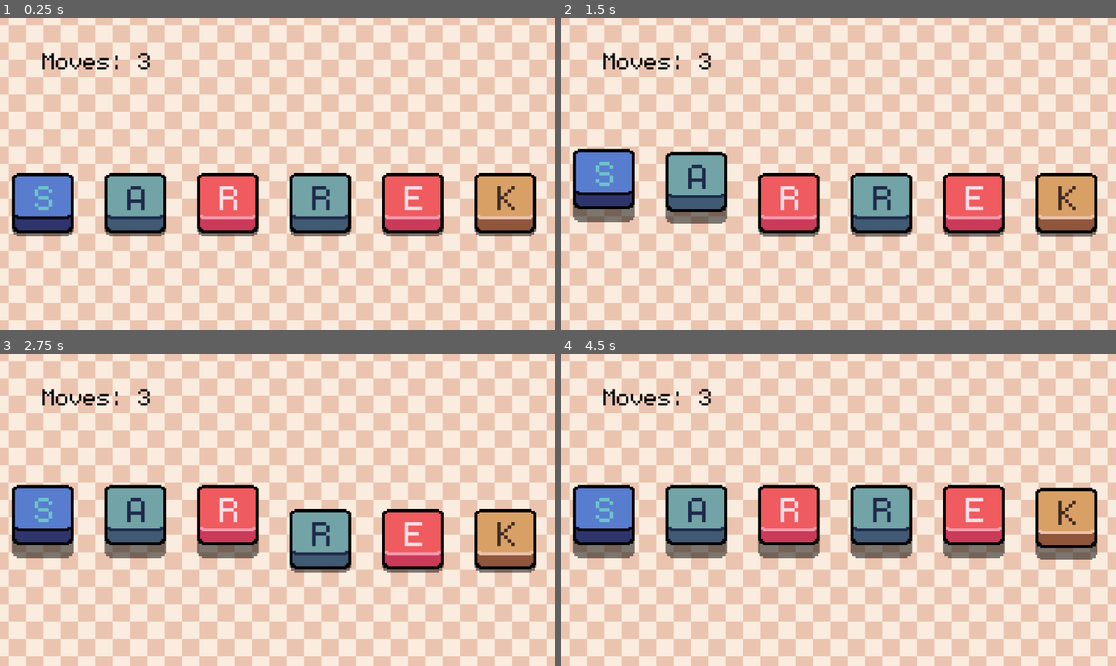
Above: before the commit, frames 1-4 (two rows, left to right).
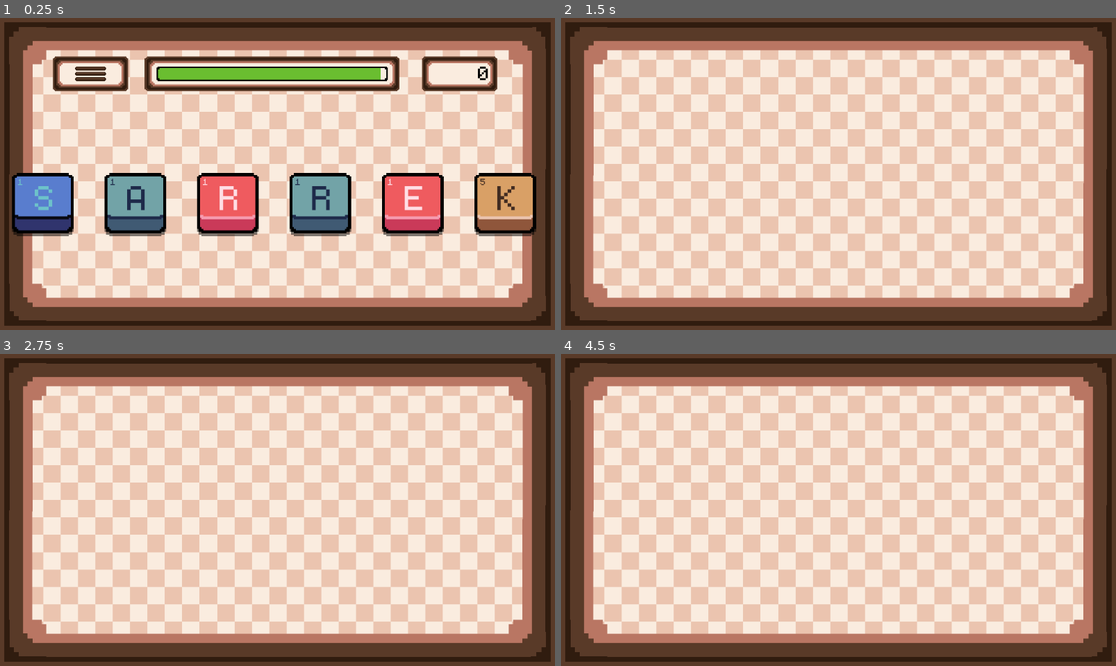
Above: after the commit, the same moments.

Repository: lohchness/Swivle
Game: Godot game, scene res://scenes/Game.tscn
The game is run twice, just before and just after one commit, with the same random seed, the same clock (stepped at 60 frames per second) and the same inputs.
Inputs (mouse positions are in pixels of both pictures, inside the frame that each line leads up to):
- Up to frame 1 (0.25 s): no input
- Up to frame 2 (1.5 s): tap Enter (DEBUG_END, bound only after the commit) at 0.5 s; move the mouse to (605, 205) at 0.52 s; tap 5 (FIVE) at 0.6 s; click (605, 205) at 0.67 s; tap 4 (FOUR) at 0.8, 1.35 s; tap Space (Pivot) at 1.25 s; move the mouse to (694, 205) at 1.27 s; click (694, 205) at 1.42 s
- Up to frame 3 (2.75 s): tap 1 (ONE) at 1.55, 2.1 s; tap Enter (DEBUG_END, bound only after the commit) at 2 s; move the mouse to (227, 541) at 2.02 s; click (227, 541) at 2.17 s; tap Space (Pivot) at 2.3 s
- Up to frame 4 (4.5 s): tap Space (Pivot) at 2.75, 2.85, 4.25 s; move the mouse to (882, 541) at 2.77 s; click (882, 541) at 2.92 s; tap 6 (SIX) at 3.05, 3.6 s; tap Enter (DEBUG_END, bound only after the commit) at 3.5, 4.15 s; move the mouse to (971, 541) at 3.52 s; click (971, 541) at 3.67 s; tap 3 (THREE) at 3.8, 4.35 s; move the mouse to (1066, 541) at 4.27 s; click (1066, 541) at 4.42 s

The runs differ from the first frame. In frame 1, 37% of the frame differs, in the area x 0-100%, y 0-100%; in frame 2, 44%; in frame 3, 44%; in frame 4, 45%.

Commit message:
v1.1
Theme overhaul, updated sprites, colours, theme, code. Instead of number of moves there is a timer bar that replenishes. Working on pause menu and main menu.

Diff:
--- a/project.godot
+++ b/project.godot
@@ -64,6 +64,12 @@
 Release={
 "deadzone": 0.5,
 "events": [Object(InputEventMouseButton,"resource_local_to_scene":false,"resource_name":"","device":-1,"window_id":0,"a …(258 unchanged characters)…
+, Object(InputEventKey,"resource_local_to_scene":false,"resource_name":"","device":-1,"window_id":0,"alt_pressed":false,"shift_pressed":false,"ctrl_pressed":false,"meta_pressed":false,"pressed":false,"keycode":0,"physical_keycode":4194325,"key_label":0,"unicode":0,"echo":false,"script":null)
+]
+}
+DEBUG_END={
+"deadzone": 0.5,
+"events": [Object(InputEventKey,"resource_local_to_scene":false,"resource_name":"","device":-1,"window_id":0,"alt_pressed":false,"shift_pressed":false,"ctrl_pressed":false,"meta_pressed":false,"pressed":false,"keycode":0,"physical_keycode":4194309,"key_label":0,"unicode":0,"echo":false,"script":null)
 ]
 }
 
--- /dev/null
+++ b/scenes/Countdown.tscn
@@ -0,0 +1,19 @@
+[gd_scene load_steps=5 format=3 uid="uid://ctau5r7efkgkr"]
+
+[ext_resource type="Texture2D" uid="uid://chx5g54yxicw1" path="res://assets/countdown_bar.png" id="1_s46u6"]
+[ext_resource type="Script" path="res://scripts/CountdownBar.gd" id="2_bfgoa"]
+[ext_resource type="Texture2D" uid="uid://btdqw5b01idpg" path="res://assets/timer_bar.png" id="3_cjswf"]
+[ext_resource type="Texture2D" uid="uid://bk3lkvrwwgf2r" path="res://assets/timer_frame.png" id="4_88mai"]
+
+[node name="Timer" type="Sprite2D"]
+texture_filter = 1
+texture = ExtResource("1_s46u6")
+script = ExtResource("2_bfgoa")
+
+[node name="TimerBar" type="Sprite2D" parent="."]
+position = Vector2(-240, -15)
+texture = ExtResource("3_cjswf")
+centered = false
+
+[node name="TimerFrame" type="Sprite2D" parent="."]
+texture = ExtResource("4_88mai")
--- a/scenes/Game.tscn
+++ b/scenes/Game.tscn
@@ -1,10 +1,16 @@
-[gd_scene load_steps=6 format=3 uid="uid://ccrooakwud30n"]
+[gd_scene load_steps=12 format=3 uid="uid://ccrooakwud30n"]
 
 [ext_resource type="Script" path="res://scripts/Game.gd" id="1_d0sg0"]
 [ext_resource type="PackedScene" uid="uid://dwr7ox45xkroh" path="res://scenes/processor.tscn" id="2_ahnbo"]
 [ext_resource type="Texture2D" uid="uid://dk1kerf8rp1vw" path="res://assets/Background.png" id="2_eqalo"]
+[ext_resource type="Texture2D" uid="uid://k60b7mpnl7pw" path="res://assets/Corner.png" id="3_8qebx"]
 [ext_resource type="PackedScene" uid="uid://c0pf0xo0db3ml" path="res://scenes/hand.tscn" id="3_ep3bm"]
+[ext_resource type="Texture2D" uid="uid://diixlb0omic6u" path="res://assets/Wall.png" id="4_2mllk"]
 [ext_resource type="FontFile" uid="uid://cdlnld13sd0o2" path="res://assets/monogram.ttf" id="4_wd400"]
+[ext_resource type="Script" path="res://scenes/TopBar.gd" id="7_u6xxe"]
+[ext_resource type="Texture2D" uid="uid://dqrj0xaa6v7kg" path="res://assets/small_window.png" id="8_nk5xq"]
+[ext_resource type="Texture2D" uid="uid://iibm3h362gtv" path="res://assets/menu_burger.png" id="9_s58x2"]
+[ext_resource type="PackedScene" uid="uid://ctau5r7efkgkr" path="res://scenes/Countdown.tscn" id="9_yiqp2"]
 
 [node name="Game" type="Node2D"]
 script = ExtResource("1_d0sg0")
@@ -18,16 +24,100 @@
 region_enabled = true
 region_rect = Rect2(0, 0, 1200, 700)
 
+[node name="Corners" type="Node2D" parent="."]
+
+[node name="Corner" type="Sprite2D" parent="Corners"]
+texture_filter = 1
+position = Vector2(48, 48)
+scale = Vector2(1.5, 1.5)
+texture = ExtResource("3_8qebx")
+region_rect = Rect2(0, 0, 1200, 700)
+
+[node name="Corner2" type="Sprite2D" parent="Corners"]
+texture_filter = 1
+position = Vector2(48, 600)
+scale = Vector2(1.5, -1.5)
+texture = ExtResource("3_8qebx")
+region_rect = Rect2(0, 0, 1200, 700)
+
+[node name="Corner3" type="Sprite2D" parent="Corners"]
+texture_filter = 1
+position = Vector2(1104, 600)
+rotation = 3.14159
+scale = Vector2(1.5, 1.5)
+texture = ExtResource("3_8qebx")
+region_rect = Rect2(0, 0, 1200, 700)
+
+[node name="Corner4" type="Sprite2D" parent="Corners"]
+texture_filter = 1
+position = Vector2(1104, 48)
+rotation = 3.14159
+scale = Vector2(1.5, -1.5)
+texture = ExtResource("3_8qebx")
+region_rect = Rect2(0, 0, 1200, 700)
+
+[node name="Walls" type="Node2D" parent="."]
+
+[node name="Wall" type="Sprite2D" parent="Walls"]
+texture_filter = 1
+position = Vector2(576, 48)
+scale = Vector2(15, 1.5)
+texture = ExtResource("4_2mllk")
+region_rect = Rect2(0, 0, 1200, 700)
+
+[node name="Wall2" type="Sprite2D" parent="Walls"]
+texture_filter = 1
+position = Vector2(576.158, 600)
+scale = Vector2(-15.0001, -1.5)
+texture = ExtResource("4_2mllk")
+region_rect = Rect2(0, 0, 1200, 700)
+
+[node name="Wall3" type="Sprite2D" parent="Walls"]
+texture_filter = 1
+position = Vector2(48, 324.008)
+rotation = 1.5708
+scale = Vector2(7.12524, -1.5)
+texture = ExtResource("4_2mllk")
+region_rect = Rect2(0, 0, 1200, 700)
+
+[node name="Wall4" type="Sprite2D" parent="Walls"]
+texture_filter = 1
+position = Vector2(1104, 324)
+rotation = 1.5708
+scale = Vector2(-7.125, 1.5)
+texture = ExtResource("4_2mllk")
+region_rect = Rect2(0, 0, 1200, 700)
+
 [node name="WordProcessor" parent="." instance=ExtResource("2_ahnbo")]
 
 [node name="Hand" parent="." instance=ExtResource("3_ep3bm")]
 
-[node name="MoveCounter" type="Label" parent="."]
-offset_left = 88.0
-offset_top = 56.0
-offset_right = 291.0
-offset_bottom = 117.0
+[node name="TopBar" type="Node2D" parent="."]
+script = ExtResource("7_u6xxe")
+
+[node name="MenuWindow" type="Sprite2D" parent="TopBar"]
+texture_filter = 1
+position = Vector2(188, 116)
+texture = ExtResource("8_nk5xq")
+
+[node name="Sprite2D" type="Sprite2D" parent="TopBar/MenuWindow"]
+texture = ExtResource("9_s58x2")
+
+[node name="ScoreWindow" type="Sprite2D" parent="TopBar"]
+texture_filter = 1
+position = Vector2(954, 116)
+texture = ExtResource("8_nk5xq")
+
+[node name="ScoreCounter" type="Label" parent="TopBar"]
+texture_filter = 1
+offset_left = 813.0
+offset_top = 85.0
+offset_right = 1016.0
+offset_bottom = 146.0
 theme_override_colors/font_color = Color(0, 0, 0, 1)
 theme_override_fonts/font = ExtResource("4_wd400")
-theme_override_font_sizes/font_size = 76
-text = "Moves: "
+theme_override_font_sizes/font_size = 65
+horizontal_alignment = 2
+
+[node name="Timer" parent="TopBar" instance=ExtResource("9_yiqp2")]
+position = Vector2(565, 116)
--- /dev/null
+++ b/scenes/TopBar.gd
@@ -0,0 +1,15 @@
+extends Node2D
+
+var base_position
+var off_screen
+
+func _ready():
+	base_position = position
+	off_screen = base_position
+
+func _process(delta):
+	position = lerp(position, off_screen, 20 * delta)
+
+func game_over():
+	off_screen = base_position - Vector2(0, 500)
+	$Timer.game_over()
--- a/scenes/key.tscn
+++ b/scenes/key.tscn
@@ -62,8 +62,16 @@
 offset_bottom = 90.0
 theme_override_fonts/font = ExtResource("3_oxo1i")
 theme_override_font_sizes/font_size = 116
+text = "A"
 
-[node name="Timer" type="Timer" parent="."]
+[node name="Score" type="Label" parent="."]
+offset_left = 12.0
+offset_top = 3.0
+offset_right = 56.0
+offset_bottom = 44.0
+theme_override_fonts/font = ExtResource("3_oxo1i")
+theme_override_font_sizes/font_size = 30
 
 [connection signal="input_event" from="Area2D" to="." method="_on_area_2d_input_event"]
 [connection signal="mouse_entered" from="Area2D" to="." method="_on_area_2d_mouse_entered"]
+[connection signal="mouse_exited" from="Area2D" to="." method="_on_area_2d_mouse_exited"]
--- /dev/null
+++ b/scripts/CountdownBar.gd
@@ -0,0 +1,65 @@
+extends Sprite2D
+
+@onready var bar = $TimerBar
+
+var percentage : float = 1.0
+var target_percentage : float
+
+const original_rate = 12
+var curr_rate
+
+var thresh_1 = .10
+var thresh_1_rate = 3
+var thresh_2 = .25
+var thresh_2_rate = 7
+var thresh_3 = .35
+var thresh_3_rate = 10
+
+var add_progress : float = .2
+
+signal gameover
+
+func _ready():
+	curr_rate = original_rate
+	target_percentage = percentage
+
+func _process(delta):
+	percentage -= curr_rate * delta / 100
+
+	# Percentage
+	if (percentage < 0) or Input.is_action_just_pressed("DEBUG_END"):
+		percentage = 0
+		gameover.emit()
+	if (percentage > 1):
+		percentage = 1
+
+	update_rate()
+
+	target_percentage = lerp(target_percentage, percentage, 25 * delta)
+	bar.set_scale(Vector2(target_percentage, 1))
+	#bar.set_scale(Vector2(percentage, 1))
+
+func update_rate():
+	# Rate
+	if (percentage < thresh_1 && curr_rate > thresh_1_rate):
+		change_rate(thresh_1_rate)
+	if (percentage < thresh_2 && curr_rate > thresh_2_rate):
+		change_rate(thresh_2_rate)
+	if (percentage < thresh_3 && curr_rate > thresh_3_rate):
+		change_rate(thresh_3_rate)
+
+	# Original rate
+	if (percentage > thresh_3 && curr_rate < original_rate):
+		change_rate(original_rate)
+
+func add_time(num_letters):
+	percentage += add_progress * num_letters
+
+	update_rate()
+
+func change_rate(to):
+	curr_rate = to
+
+func game_over():
+	curr_rate = 0
+	set_process(false)
--- a/scripts/Game.gd
+++ b/scripts/Game.gd
@@ -4,9 +4,10 @@
 var keys : PackedScene
 @onready var hand = $Hand
 @onready var processor = $WordProcessor
-@onready var moveCounter = $MoveCounter
+@onready var scoreCounter = $TopBar/ScoreCounter
+@onready var timer = $TopBar/Timer
 
-var moves_left = 3
+var total_score = 0
 
 var text : String = ""
 
@@ -15,28 +16,26 @@
 	hand.set_hand_string(text)
 	hand.check_words.connect(Callable(self, "check_word"))
 	hand.pivoted.connect(Callable(self, "moved"))
-	moveCounter.text = "Moves: " + str(moves_left)
+	scoreCounter.text = str(total_score)
+	timer.gameover.connect(Callable(self, "game_over"))
 
-func moved():
-	moves_left -= 1
-	moveCounter.text = "Moves: " + str(moves_left)
 
-func add_moves(word : String):
-	if len(word) == 6:
-		moves_left += 3
-	elif len(word) == 5 or len(word) == 4:
-		moves_left += 2
-	else:
-		moves_left += 1
-	moveCounter.text = "Moves: " + str(moves_left)
+func add_score(score : int):
+	total_score += score
+	scoreCounter.text = str(total_score)
 
-func check_word(word : String):
+func check_word(word : String, score : int):
 	var result = processor.all.find(word)
 	if result == -1:
 		hand.invalid_word()
-	else:
+	else: # Correct word
 		hand.valid_word()
-		add_moves(word)
-		#text = hand.get_hand_string_all()
-		#hand.set_hand_string(processor.get_next_string(hand.get_hand_string_all()))
+		add_score(score)
 		hand.append_letters(processor.get_next_string(hand.get_hand_string_all()))
+
+		timer.add_time(len(word))
+
+func game_over():
+	hand.game_over()
+	$TopBar.game_over()
+	pass
--- a/scripts/Hand.gd
+++ b/scripts/Hand.gd
@@ -6,12 +6,15 @@
 var x_offset = 25
 
 signal key_selected(index: int)
-signal check_words(word : String)
+signal check_words(word : String, score : int)
 signal pivoted
 
 var selected_keys = []
 
 const NUM_KEYS = 6
+
+var base_position
+var off_screen
 
 func _ready():
 	# Initialize 6 Keys in Hand
@@ -26,6 +29,9 @@
 		newkey.select_signal.connect(Callable(self, "key_select_signal"))
 		newkey.deselect_signal.connect(Callable(self, "key_deselect_signal"))
 
+	base_position = position
+	off_screen = base_position
+
 
 func _process(delta):
 	if Input.is_action_just_pressed("Pivot"):
@@ -35,37 +41,43 @@
 		selected_keys.sort()
 		if can_submit(selected_keys):
 			var str = get_hand_string(selected_keys.min(), selected_keys.max())
-			print("Submitting " + str)
-			check_words.emit(str)
+			var score = get_score()
+			check_words.emit(str, score)
 	if Input.is_action_just_pressed("Release"):
 		for i in keys:
 			i.deselect()
 
-	pass
+	if Input.is_action_just_pressed("ONE"):
+		keys[0].on_click()
+	if Input.is_action_just_pressed("TWO"):
+		keys[1].on_click()
+	if Input.is_action_just_pressed("THREE"):
+		keys[2].on_click()
+	if Input.is_action_just_pressed("FOUR"):
+		keys[3].on_click()
+	if Input.is_action_just_pressed("FIVE"):
+		keys[4].on_click()
+	if Input.is_action_just_pressed("SIX"):
+		keys[5].on_click()
+
+	position = lerp(position, off_screen, 20 * delta)
+
 
 
 # Remove selected keys from game and generate new ones at the tail.
 func valid_word():
-	print("Valid word!")
-
-	## Update Key array
+	# Update Key array
 	var tmpkeys : Array[Key] = []
 	for i in range(len(keys)):
 		if i not in selected_keys:
 			tmpkeys.append(keys[i])
-			print("Adding number " + str(i) + "to new keys array" )
 
-	print("Selected keys:")
-	print(selected_keys)
-
-	#print(selected_keys)
 	for i in selected_keys:
 		keys[i].disappear()
-	#
+
 	keys = tmpkeys
 	update_hand_numbers()
 	update_hand_positions()
-	print("Length of new keys array: " + str(len(keys)))
 
 	selected_keys = []
 
@@ -76,25 +88,22 @@
 		keys.append(newkey)
 		newkey.position = Vector2(x_offset + winsize.x, winsize.y / 2)
 		newkey.set_letter(str(i))
-		#newkey.set_number(i)
 		newkey.select_signal.connect(Callable(self, "key_select_signal"))
 		newkey.deselect_signal.connect(Callable(self, "key_deselect_signal"))
+
 	update_hand_numbers()
 	update_hand_positions()
 
 # Invalid word
 func invalid_word():
-	print("Invalid word! Try again")
 	for i in selected_keys:
 		keys[i].wiggle()
 
 func key_select_signal(number : int):
-	#print("Selected number " + str(number))
 	selected_keys.append(number)
 	pass
 
 func key_deselect_signal(number : int):
-	#print("Deselected number " + str(number))
 	selected_keys.erase(number)
 	pass
 
@@ -120,23 +129,20 @@
 	var tmp2 = min(start, end)
 	start = tmp2
 	end = tmp1
-	#print("Pivoting " + str(start) + " to " + str(end))
-	#print("Keys has length " + str(len(keys)))
 	assert(len(keys) > end)
 
-	# Basic swap
 	while (end - start > 0):
 		var tmp = keys[start]
 		keys[start] = keys[end]
 		keys[end] = tmp
 		start += 1
 		end -= 1
+
 	update_hand_positions()
 	update_hand_numbers()
 
 func update_hand_positions():
 	for i in range(len(keys)):
-		#print(i)
 		keys[i].set_base_position(Vector2(x_offset + (i * winsize.x / NUM_KEYS), winsize.y / 2))
 
 func update_hand_numbers():
@@ -154,3 +160,16 @@
 
 func can_pivot(selected_keys):
 	return len(selected_keys) == 2
+
+func get_score() -> int:
+	var sum = 0
+	for i in selected_keys:
+		sum += keys[i].get_score()
+	return sum
+
+func game_over():
+	#set_process(false)
+	off_screen = base_position - Vector2(0, 500)
+
+	#for key in keys:
+		#key.set_physics_process(false)
--- a/scripts/Key.gd
+++ b/scripts/Key.gd
@@ -2,6 +2,7 @@
 class_name Key
 
 @onready var letter = $Letter
+@onready var score = $Score
 @onready var area = $Area2D
 @onready var collision = $Area2D/CollisionShape2D
 
@@ -24,7 +25,17 @@
 ]
 var shade_color = Color("000000", .5) # Grayscale with alpha value 133
 
-var max_tilt : float = 0.1
+var letter_points = {
+	1 : ["E", "A", "I", "O", "N", "R", "T", "L", "S", "U"],
+	2 : ["D", "G"],
+	3 : ["B", "C", "M", "P"],
+	4 : ["F", "H", "V", "W", "Y"],
+	5 : ["K"],
+	8 : ["J", "X"],
+	10 : ["Q", "Z"]
+}
+
+var max_tilt : float = 0.15
 var curr_tilt : float = 0
 
 var number : int = 0
@@ -35,10 +46,16 @@
 var base_position
 var shade_base_position
 
+var curr_scale
+var base_scale
+var zoom_in_scalar = 1.1
+
 func _ready():
 	base_position = position
 	shade_base_position = $keySprites/Shade.position
 	target_opacity = modulate.a8
+	base_scale = scale
+	curr_scale = base_scale
 
 	# Choose a colour
 	var color = colors.pick_random()
@@ -47,6 +64,7 @@
 	$keySprites/Side.modulate = color[SIDE]
 	$keySprites/Shade.modulate = shade_color
 	letter.set("theme_override_colors/font_color", color[FONT])
+	score.set("theme_override_colors/font_color", color[FONT])
 
 	pass
 
@@ -63,7 +81,11 @@
 	for i : Sprite2D in $keySprites.get_children():
 		i.rotation = curr_tilt
 	$Letter.rotation = curr_tilt
+	$Score.rotation = curr_tilt * 2
 	curr_tilt /= 2
+
+	# TODO : Scale from center
+	#scale = lerp(scale, curr_scale, 50 * delta)
 
 	# Disappear on submit
 	modulate.a8 = lerp(modulate.a8, target_opacity, 25 * delta)
@@ -71,8 +93,6 @@
 		queue_free()
 
 func _on_area_2d_input_event(viewport, event, shape_idx):
-	#if Input.is_action_just_pressed("Click") and not event.is_echo():
-	#if event is InputEventKey and event.pressed:
 	# Prevents from triggering twice in one frames
 	if event is InputEventMouseButton and event.button_index == MOUSE_BUTTON_LEFT and event.pressed:
 		self.on_click()
@@ -94,6 +114,15 @@
 func set_letter(l : String) -> void:
 	#assert(len(l) == 1)
 	letter.text = l
+	set_score()
+
+func get_score():
+	return int(score.text)
+
+func set_score():
+	for point in letter_points:
+		if letter.text in letter_points[point]:
+			score.text = str(point)
 
 func select():
 	select_signal.emit(number)
@@ -115,10 +144,18 @@
 
 func _on_area_2d_mouse_entered():
 	wiggle()
+	zoom_in()
+
 
 func wiggle():
 	curr_tilt = max_tilt
-	#if get_local_mouse_position().x > $keySprites.position.x:
-		#curr_tilt = max_tilt
-	#else:
-		#curr_tilt = -max_tilt
+
+
+func zoom_in():
+	curr_scale = base_scale * zoom_in_scalar
+
+func zoom_out():
+	curr_scale = base_scale
+
+func _on_area_2d_mouse_exited():
+	zoom_out()
--- a/scripts/Processor.gd
+++ b/scripts/Processor.gd
@@ -15,7 +15,6 @@
 
 func load_file():
 	var f = FileAccess.open(filtered_words, FileAccess.READ)
-	var count = 0
 	while not f.eof_reached():
 		var line = f.get_line().strip_edges()
 		all.append(line)
@@ -28,12 +27,7 @@
 				fives.append(line)
 			6:
 				sixes.append(line)
-
 	f.close()
-	#print_debug(len(threes))
-	#print_debug(len(fours))
-	#print_debug(len(fives))
-	#print_debug(len(sixes))
 
 func get_next_string(letters):
 	print("-----------------------")
@@ -77,8 +71,6 @@
 
 	return chosen + rest_str
 
-	#return letters + chosen + rest_str
-
 func any(letters : String, word : String):
 	for i in letters:
 		if i in word:
Binary file added: assets/Corner.png
Not shown, added: assets/Corner.png.import
Binary file added: assets/Wall.png
Not shown, added: assets/Wall.png.import
Binary file added: assets/countdown_bar.png
Not shown, added: assets/countdown_bar.png.import
Binary file added: assets/menu_burger.png
Not shown, added: assets/menu_burger.png.import
Binary file added: assets/small_window.png
Not shown, added: assets/small_window.png.import
Binary file added: assets/swivle_main.aseprite
Binary file added: assets/timer_bar.png
(and 4 more such lines)
